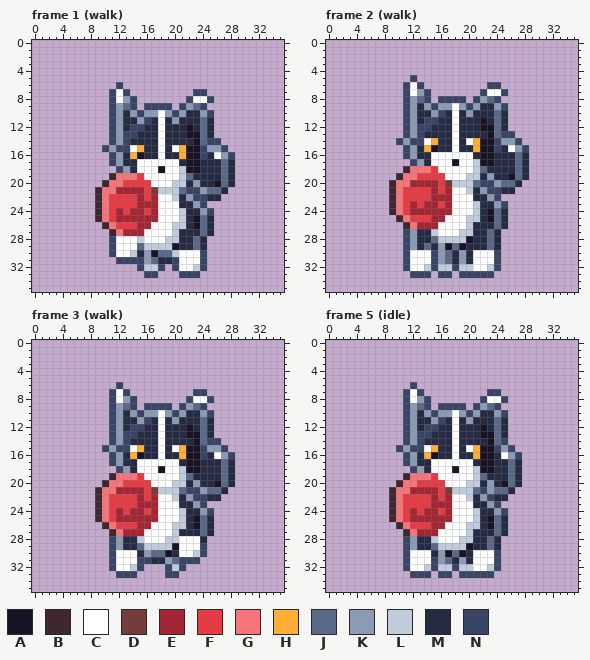
Pixel-art file, stored at art/animals/social-frisbee-dog@75.aseprite. The picture above is the old version.
36x36 pixels, 12 frames. Shown: frame 1 (walk), frame 2 (walk), frame 3 (walk), frame 5 (idle). The commit also changed other frames, which this record leaves out.
Palette (. is transparent): A #181425  B #3e2731  C #ffffff  D #733e39  E #a22633  F #e43b44  G #f6757a  H #feae34  J #5a6988  K #8b9bb4  L #c0cbdc  M #262b44  N #3a4466
Pixels before, frame 1 (walk), first column x 9:
 6 ...N................
 7 ..NCN.........NN....
 8 ..NCKN.......NCCN...
 9 ..NKJN.NNNN.NKJN....
10 ..NKMKNKKCKNKMMKN...
11 ..NKMMKNMCMKMMMJM...
12 ..NKMNNMMCMMMAMJM...
13 ..NKNNMMMCMMMAAJM...
14 ..NKNMMMMCMMMMAJNN..
15 .NKNNCHMMCMCHAANKKN.
16 ..NKMHAMMCMMHAANMCKN
17 ..NKMMCCCCCCMAAMMMJM
18 ...NKMCCCACCLAAMMMJM
19 ..BGGGFCCCCCLJMMMMJM
20 .BGGFFFFCCCLLMKMMAJM
21 BGGEEEEFDLLLJNNKJJM.
22 BGFFFFEFECCLMKNNMM..
23 BGFFFFEEECCCMMKN....
24 BGFEFEEFECCCLMMKN...
25 BGFEEEEEECCCLMAJM...
26 .BGFFFEECCCLLMAJM...
27 ..BGEEECCCCLMMMJM...
28 ..NCCCLCCCLLMMJM....
29 ..NCCCJLLLLAMMJM....
30 ..NCCLMKAJJLCCCN....
31 ...NNNNKJMMNCCCN....
32 ......NLLN.NCCLN....
33 .......NN...NNN.....
Pixels before, frame 2 (walk), first column x 9:
 5 ...N................
 6 ..NCN.........NN....
 7 ..NCKN.......NCCN...
 8 ..NKJN.NNNN.NKJN....
 9 ..NKMKNKKCKNKMMKN...
10 ..NKMMKNMCMKMMMJM...
11 ..NKMNNMMCMMMAMJM...
12 ..NKNNMMMCMMMAAJM...
13 ..NKNMMMMCMMMMAJNN..
14 .NKNNCHMMCMCHAANKKN.
15 ..NKMHAMMCMMHAANMCKN
16 ..NKMMCCCCCCMAAMMMJM
17 ...NKMCCCACCLAAMMMJM
18 ..BGGGFCCCCCLJMMMMJM
19 .BGGFFFFCCCLLMKMMAJM
20 BGGEEEEFDLLLJNNKJJM.
21 BGFFFFEFECCLMKNNMM..
22 BGFFFFEEECCCMMKN....
23 BGFEFEEFECCCLMMKN...
24 BGFEEEEEECCCLMAJM...
25 .BGFFFEECCCLLMAJM...
26 ..BGEEECCCCLMMMJM...
27 ..NKMMLCCCLLMMJM....
28 ..NKMMJLLLLAMMJM....
29 ..NKMJMKAJAMMMJM....
30 ..NCCCNKJMKMCCCN....
31 ..NCCCNKJMKMCCCN....
32 ..NCCLNLLNLLCCLN....
33 ...NNN.NN.NNNNN.....
Pixels before, frame 3 (walk), first column x 9:
 6 ...N................
 7 ..NCN.........NN....
 8 ..NCKN.......NCCN...
 9 ..NKJN.NNNN.NKJN....
10 ..NKMKNKKCKNKMMKN...
11 ..NKMMKNMCMKMMMJM...
12 ..NKMNNMMCMMMAMJM...
13 ..NKNNMMMCMMMAAJM...
14 ..NKNMMMMCMMMMAJNN..
15 .NKNNCHMMCMCHAANKKN.
16 ..NKMHAMMCMMHAANMCKN
17 ..NKMMCCCCCCMAAMMMJM
18 ...NKMCCCACCLAAMMMJM
19 ..BGGGFCCCCCLJMMMMJM
20 .BGGFFFFCCCLLMKMMAJM
21 BGGEEEEFDLLLJNNKJJM.
22 BGFFFFEFECCLMKNNMM..
23 BGFFFFEEECCCMMKN....
24 BGFEFEEFECCCLMMKN...
25 BGFEEEEEECCCLMAJM...
26 .BGFFFEECCCLLMAJM...
27 ..BGEEECCCCLMMMJM...
28 ..NKMMLCCCLLCCCM....
29 ..NKMMJLLLLACCCN....
30 ..NCCCMKJJAMCCLN....
31 ..NCCCNNMMKJNNN.....
32 ..NCCLN...NLN.......
33 ...NNN....NN........
Pixels before, frame 5 (idle), first column x 9:
 6 ...N...............
 7 ..NCN.........NN...
 8 ..NCKN.......NCCN..
 9 ..NKJN.NNNN.NKJN...
10 ..NKMKNKKCKNKMMKN..
11 ..NKMMKNMCMKMMMJM..
12 ..NKMNNMMCMMMAMJM..
13 ..NKNNMMMCMMMAAJM..
14 ..NKNMMMMCMMMMAJN..
15 .NKNNCHMMCMCHAANKN.
16 ..NKMHAMMCMMHAAMCKN
17 ..NKMMCCCCCCMAAMMJM
18 ...NKMCCCACCLAAMMJM
19 ..BGGGFCCCCCLJMMMJM
20 .BGGFFFFCCCLLMKMAJM
21 BGGEEEEFDLLLJNKJJM.
22 BGFFFFEFECCLMKNMM..
23 BGFFFFEEECCCMMKN...
24 BGFEFEEFECCCLMMKN..
25 BGFEEEEEECCCLMAJM..
26 .BGFFFEECCCLLMAJM..
27 ..BGEEECCCCLMMMJM..
28 ..NKMMLCCCLLMMJM...
29 ..NKMMJLLLLAMMJM...
30 ..NCCCMKAJAMCCCN...
31 ..NCCCNKJMKMCCCN...
32 ..NCCLNLLNLLCCLN...
33 ...NNN.NN.NNNNN....
The same view after the edit:
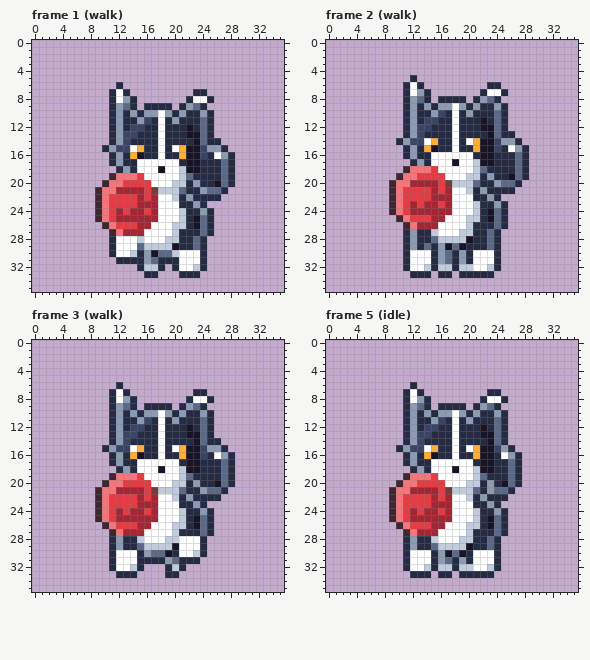
What changed:
Changed rows in their new state; - is an unchanged pixel.
Frame 1 (walk):
first column x 10:
 6 --M----------------
 7 -M-M---------MM----
 8 -M--M-------M--M---
 9 -M--M-MMMM-M--M----
10 -M---M----M----M---
11 -M-----------------
12 -M-----------------
13 -M-----------------
14 -M-------------MM--
15 M----------------M-
16 -M----------------M
17 -M-----------------
18 --M----------------
21 ------------MM-----
22 -------------MM----
23 --------------M----
24 ---------------M---
first column x 11:
28 M-------------
29 M-------------
30 M------------M
31 -MMMM----M---M
32 ----M--M-M---M
33 -----MM---MMM-
Frame 2 (walk):
first column x 10:
 5 --M----------------
 6 -M-M---------MM----
 7 -M--M-------M--M---
 8 -M--M-MMMM-M--M----
 9 -M---M----M----M---
10 -M-----------------
11 -M-----------------
12 -M-----------------
13 -M-------------MM--
14 M----------------M-
15 -M----------------M
16 -M-----------------
17 --M----------------
20 ------------MM-----
21 -------------MM----
22 --------------M----
23 ---------------M---
first column x 11:
27 M-------------
28 M-------------
29 M-------------
30 M---M--------M
31 M---M--------M
32 M---M--M-----M
33 -MMM-MM-MMMMM-
Frame 3 (walk):
first column x 10:
 6 --M----------------
 7 -M-M---------MM----
 8 -M--M-------M--M---
 9 -M--M-MMMM-M--M----
10 -M---M----M----M---
11 -M-----------------
12 -M-----------------
13 -M-----------------
14 -M-------------MM--
15 M----------------M-
16 -M----------------M
17 -M-----------------
18 --M----------------
21 ------------MM-----
22 -------------MM----
23 --------------M----
24 ---------------M---
first column x 11:
28 M-------------
29 M------------M
30 M------------M
31 M---MM----MMM-
32 M---M---M-M---
33 -MMM----MM----
Frame 5 (idle):
first column x 10:
 6 --M---------------
 7 -M-M---------MM---
 8 -M--M-------M--M--
 9 -M--M-MMMM-M--M---
10 -M---M----M----M--
11 -M----------------
12 -M----------------
13 -M----------------
14 -M-------------M--
15 M---------------M-
16 -M---------------M
17 -M----------------
18 --M---------------
21 ------------M-----
22 -------------M----
23 --------------M---
24 ---------------M--
first column x 11:
28 M-------------
29 M-------------
30 M------------M
31 M---M--------M
32 M---M--M-----M
33 -MMM-MM-MMMMM-
